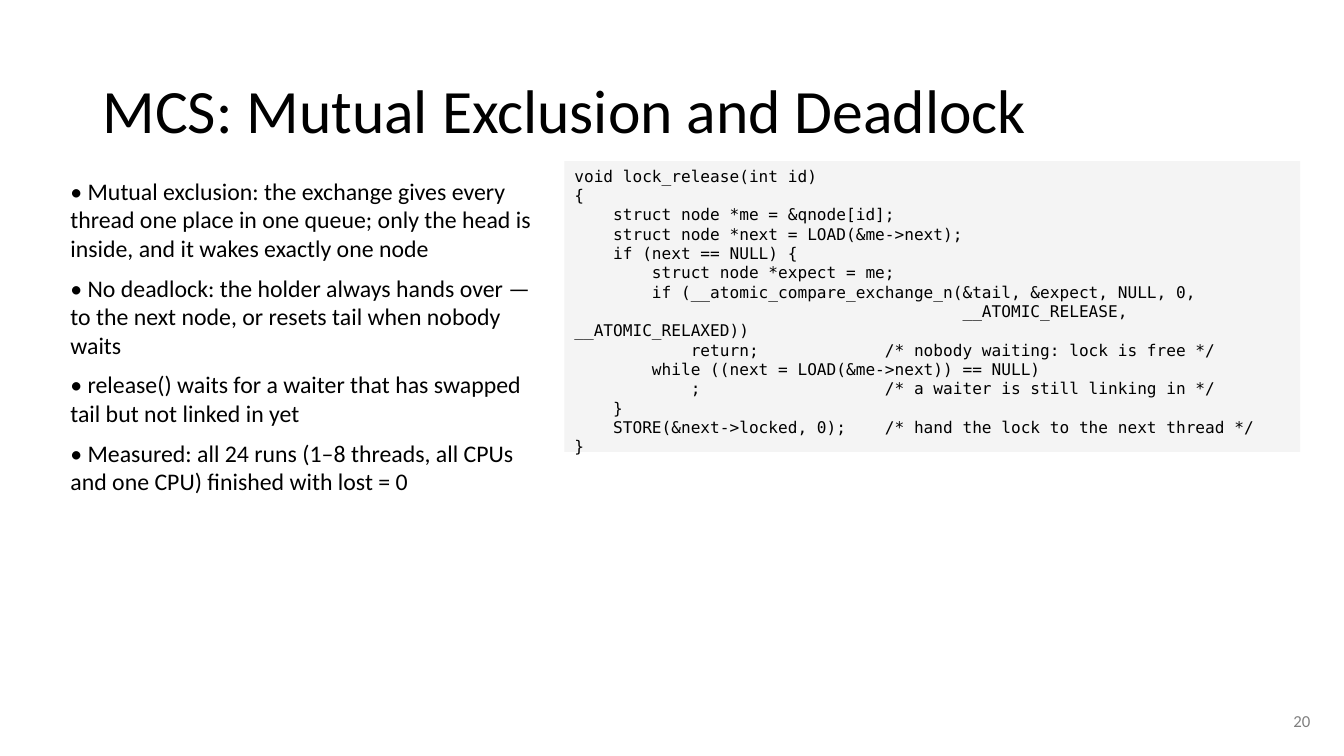
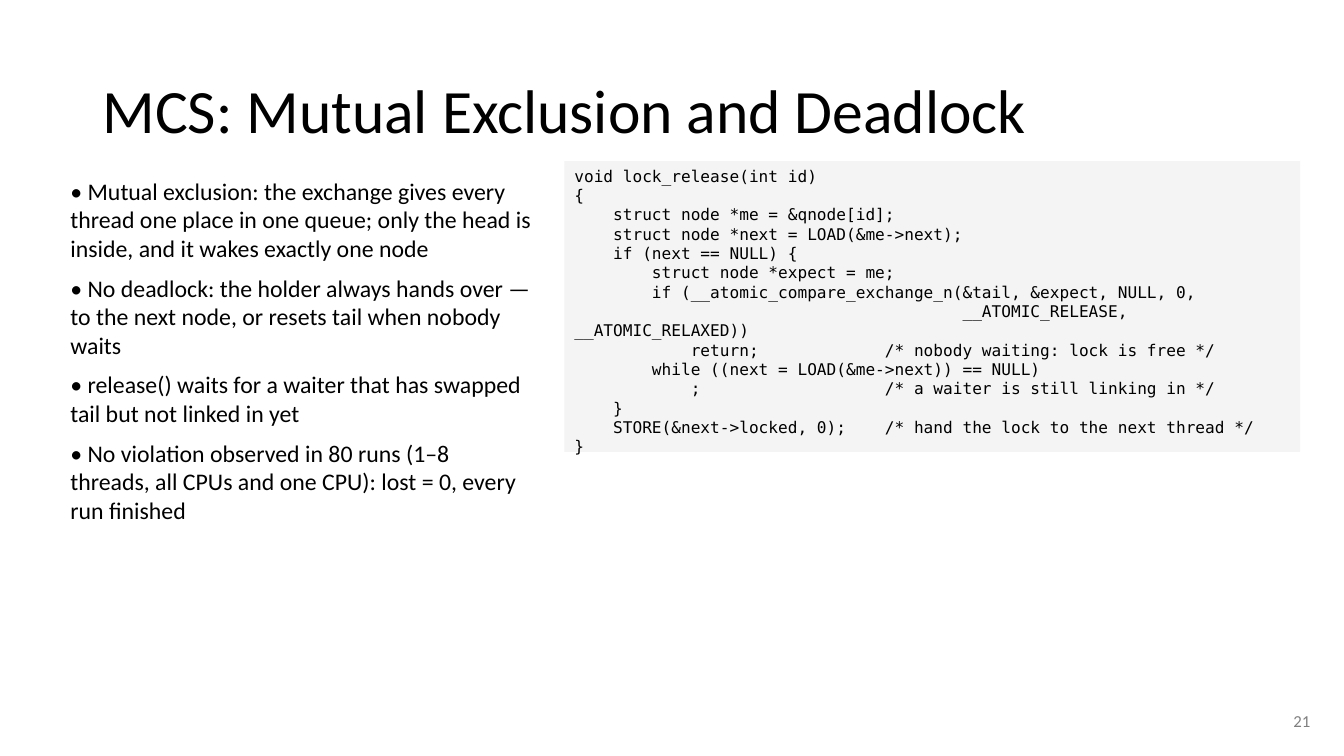
Before and after one commit to Kiatisakk/CPE333-OS, a slide deck: slide 21 of PS08/slides/PS08.pptx (slide 20 before the commit). Drawn at 1344x756 pixels with LibreOffice and Linux fonts; fonts in the diff are those of the drawing. Boxes give left, top, right and bottom in pixels: in the first picture for what was removed or moved away, otherwise in the second. Text is boxed around its words. In the diff, an @@ line names an element or a change of style, - is before the commit and + after.

```diff
--- a/PS08/slides/PS08.pptx
+++ b/PS08/slides/PS08.pptx
@@ text at (x1=70, y1=445, x2=515, y2=519): text changed @@
-• Measured: all 24 runs (1–8 threads, all CPUs and one CPU) finished with lost = 0
+• No violation observed in 80 runs (1–8 threads, all CPUs and one CPU): lost = 0, every run finished
@@ text at (x1=1293, y1=716, x2=1310, y2=727): text changed @@
-20
+21
```
Also in this commit, not shown: 28 other slides changed, 2 slides added, 12 other files.
